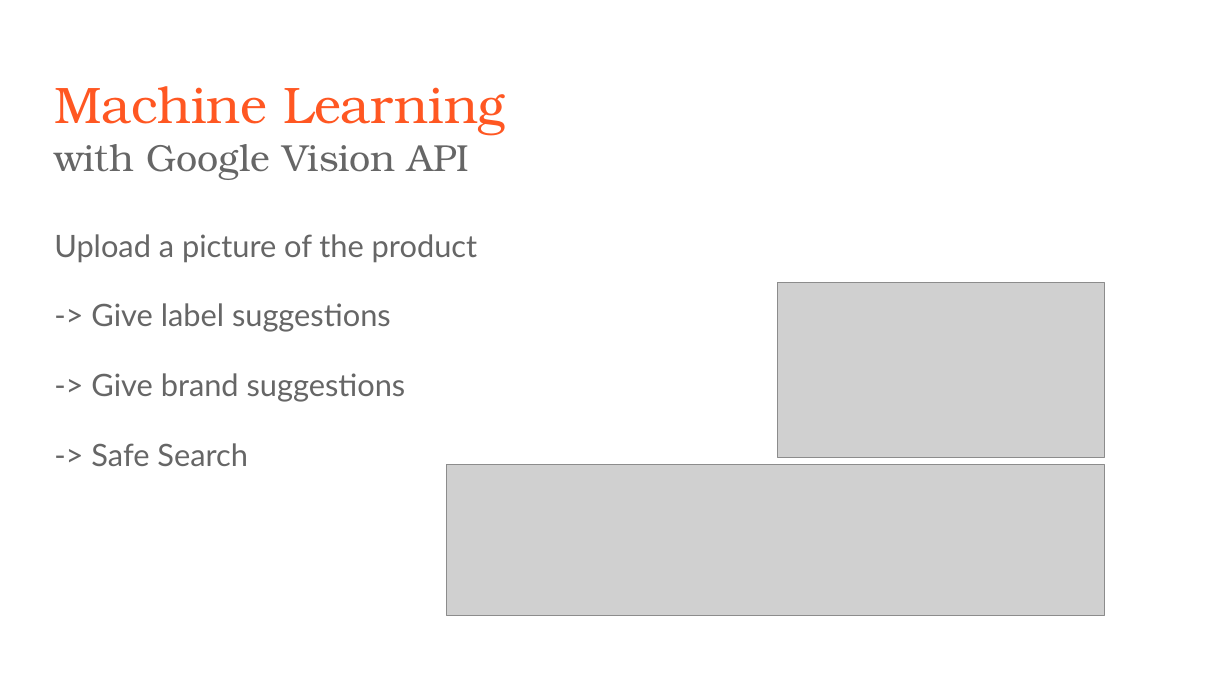
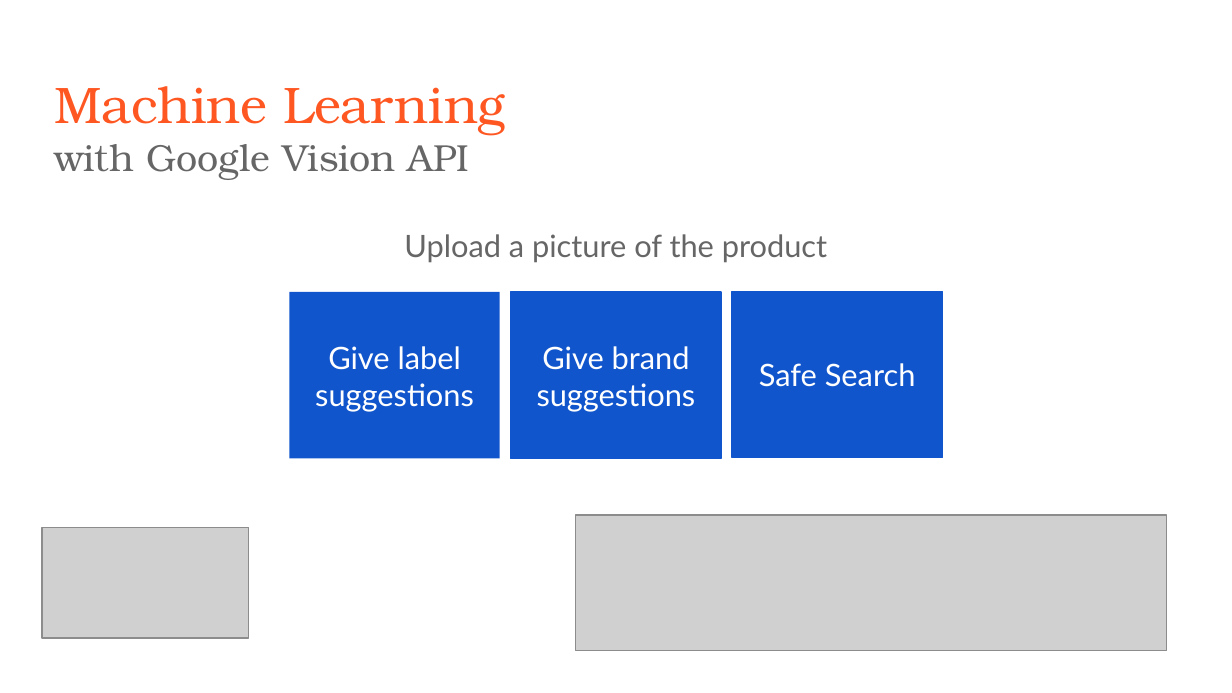
Before and after one commit to JodusNodus/vegapp, a slide deck: slide 5 of presentation/NativeMobileApps_VeganFoodFinder.pptx (slide 4 before the commit). Drawn at 1232x693 pixels with LibreOffice and Linux fonts; fonts in the diff are those of the drawing; grey boxes stand for pictures. Boxes give left, top, right and bottom in pixels: in the first picture for what was removed or moved away, otherwise in the second. Text is boxed around its words. In the diff, an @@ line names an element or a change of style, - is before the commit and + after.

Commit message:
New version of presentation

```diff
--- a/presentation/NativeMobileApps_VeganFoodFinder.pptx
+++ b/presentation/NativeMobileApps_VeganFoodFinder.pptx
@@ text "Upload a picture of the ..." at <box>404,234,827,263</box>: alignment left to centre @@
@@ rectangle added at <box>290,292,500,458</box>, fill #1155CC, 18 pt, text #FFFFFF @@
+Give label suggestions
@@ rectangle added at <box>511,292,722,458</box>, fill #1155CC, outline #1155CC 0.75 pt, 18 pt, text #FFFFFF @@
+Give brand suggestions
@@ rectangle added at <box>732,292,942,458</box>, fill #1155CC, outline #1155CC 0.75 pt, 18 pt, text #FFFFFF @@
+Safe Search
@@ text at <box>91,303,406,466</box>: paragraphs removed @@
--> Give label suggestions
--> Give brand suggestions
--> Safe Search
@@ picture: place and size @@
-picture at <box>777,282,1104,457</box>
+picture at <box>42,527,249,638</box>
@@ picture: place and size @@
-picture at <box>446,464,1104,616</box>
+picture at <box>575,515,1167,650</box>
```
Also in this commit, not shown: 2 slides added, 1 slide removed.
